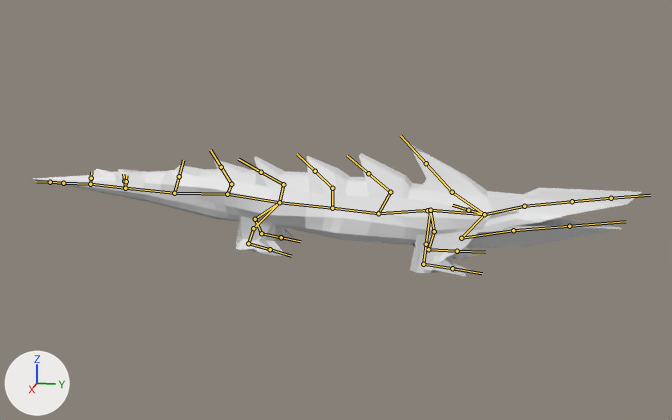
Before and after pictures for a commit that changed the FBX model ILLUMNIA/Assets/Blender imports/Croco/croco.fbx.
Camera for both pictures: a camera (50 mm lens) standing at (75.7, 9.8, 33.5) and looking at (-2.6, -5.9, 13.9). Lighting does not change. The marker at lower left points along +X, +Y and +Z. The bones that bend it are drawn over the model as lines.
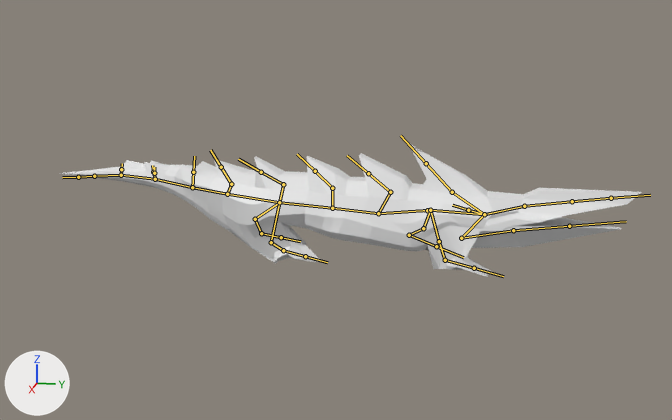
The newer file adds an action. The first version stands in its rest pose; the second is drawn at frame 1 of the action 'Armature|Deplacement'.

Where the change shows, as pixel boxes [x1, y1, x2, y2] in the pictures (672 x 420 px):
'Cube', posed
    before: [32, 143, 641, 276]
    after: [59, 143, 641, 277]
bone 'Bone.026', root to tip
    before: (430, 210) to (434, 231)
    after: (430, 210) to (423, 228)
bone 'Bone.028', root to tip
    before: (434, 231) to (428, 249)
    after: (423, 228) to (409, 235)
bone 'Bone.029', root to tip
    before: (428, 249) to (457, 251)
    after: (409, 235) to (436, 246)
bone 'Bone.027', root to tip
    before: (430, 210) to (426, 244)
    after: (430, 210) to (439, 241)
bone 'Bone.031', root to tip
    before: (423, 264) to (452, 268)
    after: (445, 260) to (474, 268)
bone 'Bone.013', root to tip
    before: (227, 194) to (174, 193)
    after: (227, 194) to (192, 187)
bone 'Bone.014', root to tip
    before: (174, 193) to (125, 188)
    after: (192, 187) to (155, 179)
bone 'Bone.015', root to tip
    before: (125, 188) to (90, 184)
    after: (155, 179) to (121, 175)
bone 'Bone.016', root to tip
    before: (90, 184) to (63, 183)
    after: (121, 175) to (94, 176)
bone 'Bone.019', root to tip
    before: (279, 202) to (253, 228)
    after: (279, 202) to (271, 242)
bone 'Bone.023', root to tip
    before: (253, 228) to (248, 243)
    after: (271, 242) to (283, 250)
bone 'Bone.024', root to tip
    before: (248, 243) to (270, 249)
    after: (283, 250) to (305, 256)

What the commit changed:
Bone 'Bone.026' (bone_bone_026) turns from (0, 0, 0) to (-27, 16, -9) degrees about its own x, y and z.
Bone 'Bone.028' (bone_bone_028) turns from (0, 0, 0) to (-10, 5, 2) degrees about its own x, y and z.
Bone 'Bone.029' (bone_bone_029) turns from (0, 0, 0) to (7, -4, -26) degrees about its own x, y and z.
Bone 'Bone.027' (bone_bone_027) turns from (0, 0, 0) to (24, 26, 7) degrees about its own x, y and z.
Bone 'Bone.031' (bone_bone_031) turns from (0, 0, 0) to (-6, -8, -39) degrees about its own x, y and z.
Bone 'Bone.013' (bone_bone_013) turns from (0, 0, 0) to (29, 5, -16) degrees about its own x, y and z.
Bone 'Bone.014' (bone_bone_014) turns from (0, 0, 0) to (-9, 1, 4) degrees about its own x, y and z.
Bone 'Bone.015' (bone_bone_015) turns from (0, 0, 0) to (-21, 3, 12) degrees about its own x, y and z.
Bone 'Bone.016' (bone_bone_016) turns from (0, 0, 0) to (-25, 1, 4) degrees about its own x, y and z.
Bone 'Bone.019' (bone_bone_019) turns from (0, 0, 0) to (32, 14, 23) degrees about its own x, y and z.
Bone 'Bone.023' (bone_bone_023) turns from (0, 0, 0) to (53, -2, 5) degrees about its own x, y and z.
Bone 'Bone.024' (bone_bone_024) turns from (0, 0, 0) to (-11, -34, -82) degrees about its own x, y and z.
